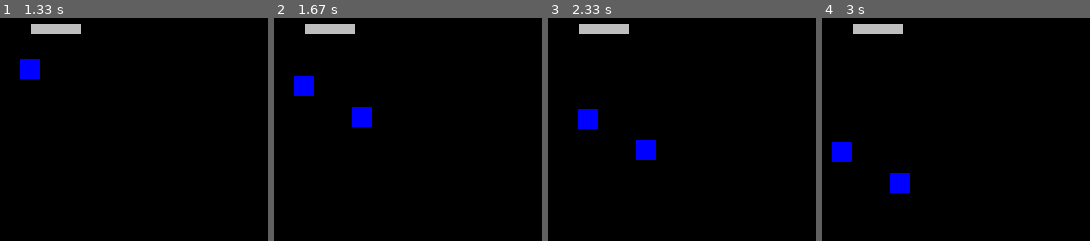
Above: before the commit, frames 1-4 (left to right).
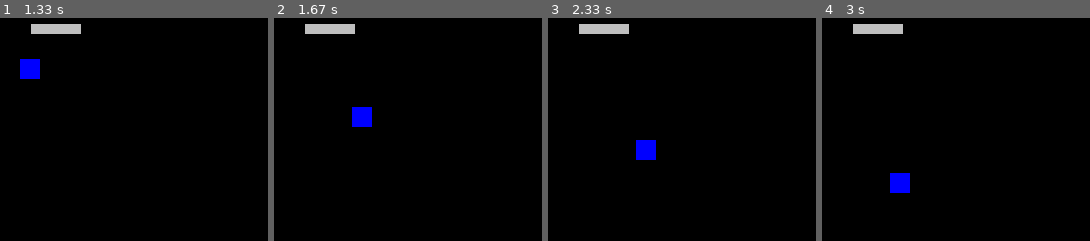
Above: after the commit, the same moments.

Repository: GoldmanYT/yandex_lyceum
Game: pygame game, started from main.py
Two runs of this game, one before a commit and one after it. Both use one fixed random seed, a clock stepped at 60 frames per second and the inputs below.
Inputs (mouse positions are in pixels of both pictures, inside the frame that each line leads up to):
- Up to frame 1 (1.33 s): right-click (outside the picture) at 0.38 s; hold Right 0.67-1.13 s; click (32, 24) at 1.22 s
- Up to frame 2 (1.67 s): right-click (351, 102) at 1.55 s
- Up to frame 3 (2.33 s): hold Right 1.83-2.3 s
- Up to frame 4 (3 s): hold Left 2.33-2.87 s; hold Left from 2.9 s (still down)

Frame 1 is identical in both runs. In frame 2, 0.7% of the frame differs, in the area x 7-15%, y 26-35%; in frame 3, 0.7%; in frame 4, 0.7%.

Commit message:
Платформы

Diff:
--- a/main.py
+++ b/main.py
@@ -2,8 +2,13 @@
 
 
 class Player(pg.sprite.Sprite):
-    def __init__(self, x, y, *group):
-        super().__init__(*group)
+    def __init__(self, x, y):
+        for sprite in all_sprites:
+            if isinstance(sprite, Player):
+                all_sprites.remove(sprite)
+        for player in player_group:
+            player_group.remove(player)
+        super().__init__(all_sprites, player_group)
         self.image = pg.Surface((20, 20), pg.SRCALPHA)
         pg.draw.rect(self.image, 'blue', (0, 0, 20, 20))
         self.rect = pg.Rect((x, y, 20, 20))
@@ -20,8 +25,8 @@
 
 
 class Platform(pg.sprite.Sprite):
-    def __init__(self, x, y, *group):
-        super().__init__(*group)
+    def __init__(self, x, y):
+        super().__init__(all_sprites, platform_group)
         self.image = pg.Surface((50, 10), pg.SRCALPHA)
         pg.draw.rect(self.image, 'gray', (0, 0, 50, 10))
         self.rect = pg.Rect(x, y, 50, 10)
@@ -30,6 +35,8 @@
 pg.init()
 
 all_sprites = pg.sprite.Group()
+player_group = pg.sprite.Group()
+platform_group = pg.sprite.Group()
 
 pg.display.set_caption('Платформы')
 screen = pg.display.set_mode((500, 500))
@@ -45,18 +52,16 @@
             run = False
         elif event.type == pg.MOUSEBUTTONDOWN:
             if event.button == 1:
-                Platform(*event.pos, all_sprites)
+                Platform(*event.pos)
             elif event.button == 3:
-                player = Player(*event.pos, all_sprites)
+                player = Player(*event.pos)
         elif event.type == pg.KEYDOWN:
             if event.key == pg.K_LEFT:
-                for sprite in all_sprites:
-                    if isinstance(sprite, Player):
-                        sprite.move(-10, 0)
+                for player in player_group:
+                    player.move(-10, 0)
             elif event.key == pg.K_RIGHT:
-                for sprite in all_sprites:
-                    if isinstance(sprite, Player):
-                        sprite.move(10, 0)
+                for player in player_group:
+                    player.move(10, 0)
 
     screen.fill('black')
 
